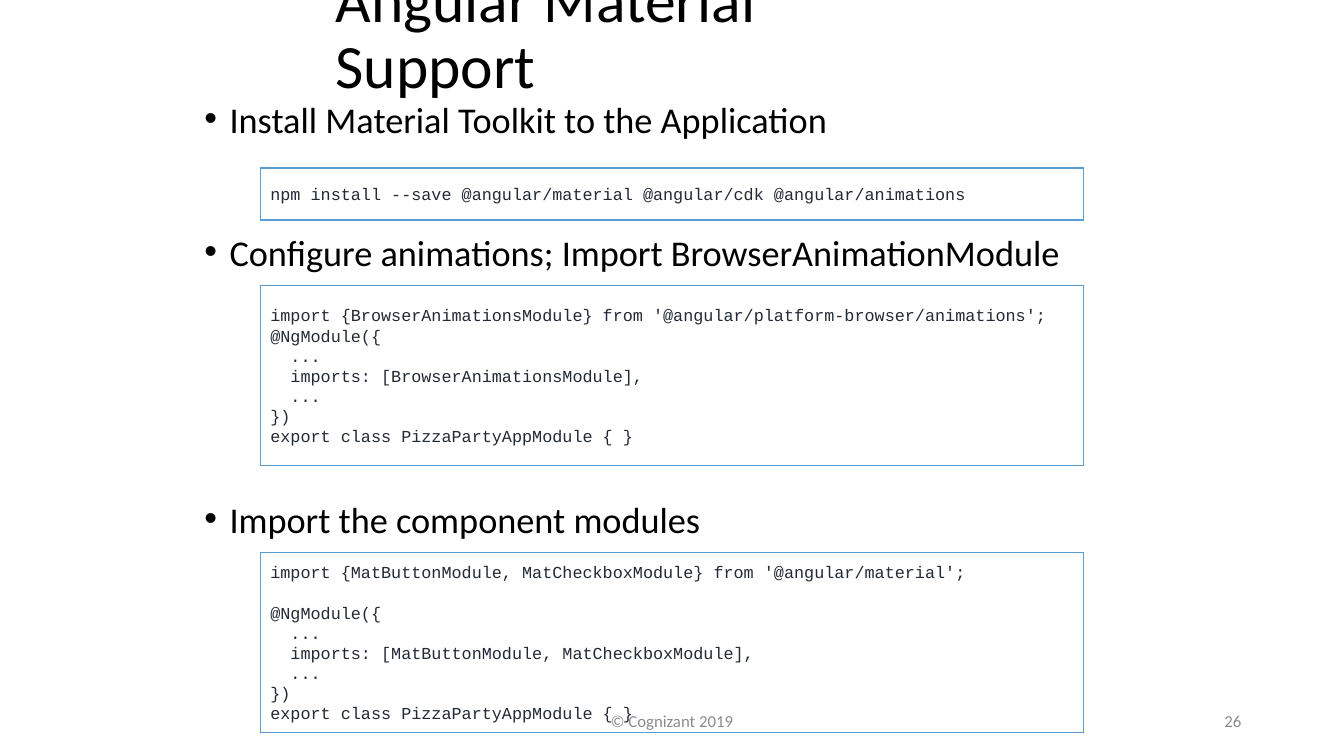
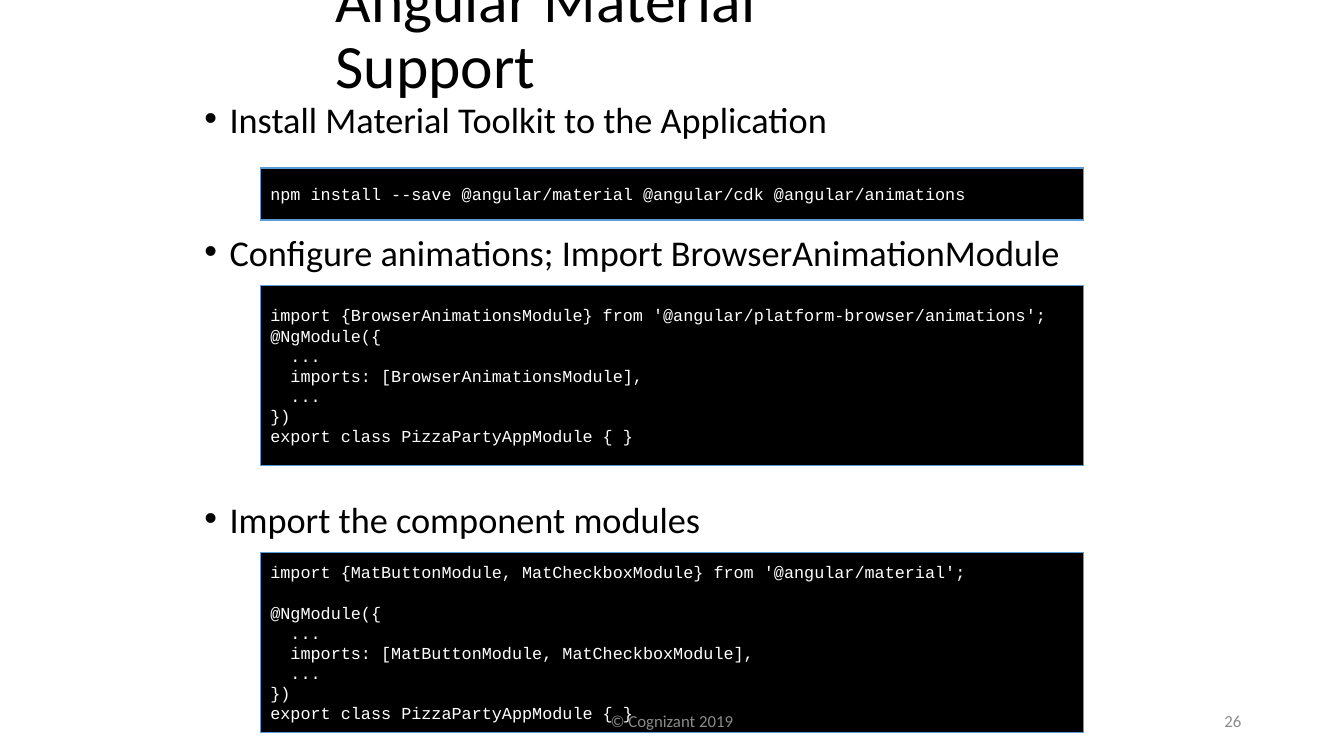
Before and after one commit to davembrownx/PowerPoint-Decks, a slide deck: slide 26 of Angular 8 Day 6 Defining Observables, Angular Material, Route Guards, and Pipes.pptx. Drawn at 1344x756 pixels with LibreOffice and Linux fonts; fonts in the diff are those of the drawing; background and template pictures are left out. Boxes give left, top, right and bottom in pixels: in the first picture for what was removed or moved away, otherwise in the second. Text is boxed around its words. In the diff, an @@ line names an element or a change of style, - is before the commit and + after.

```diff
--- a/Angular 8 Day 6 Defining Observables, Angular Material, Route Guards, and Pipes.pptx
+++ b/Angular 8 Day 6 Defining Observables, Angular Material, Route Guards, and Pipes.pptx
@@ text colour #222A35 to #FFFFFF; fill #FFFFFF to #000000 in 3 elements at (260, 168, 1084, 221), (260, 285, 1084, 466), (260, 553, 1084, 733) @@
```
Also in this commit, not shown: 6 other slides changed.
